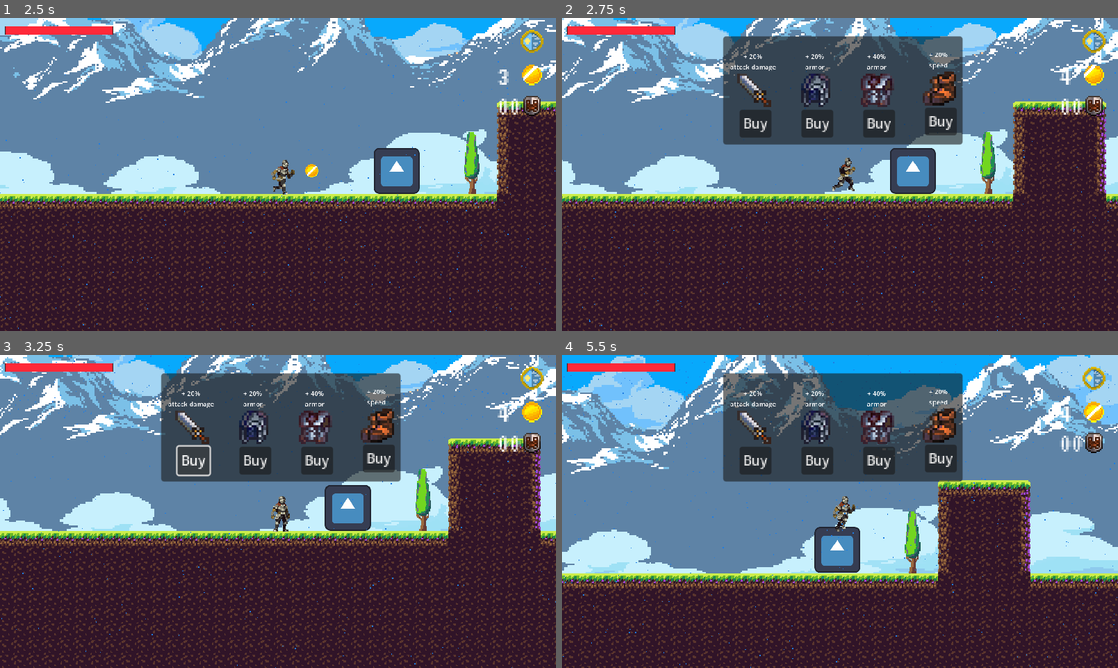
Above: before the commit, frames 1-4 (two rows, left to right).
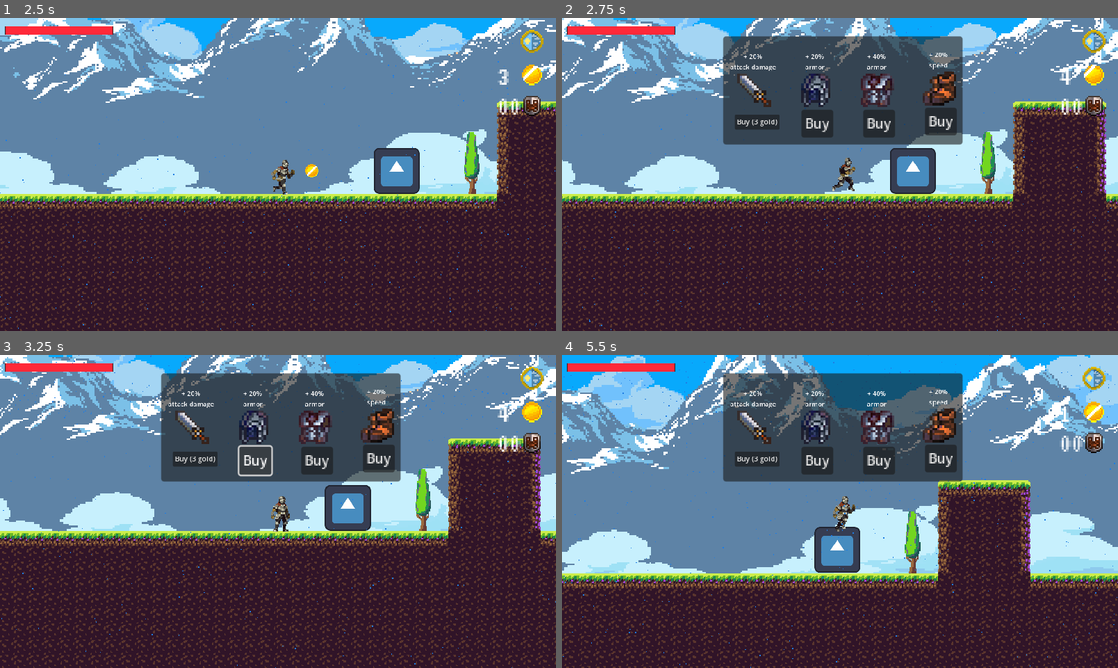
Above: after the commit, the same moments.

Repository: timowenz/stormbringer-trials
Game: Godot game, scene res://scenes/TestScene.tscn
Two runs of this game, one before a commit and one after it. Both use one fixed random seed, a clock stepped at 60 frames per second and the inputs below. This scene is started directly instead of the project's main scene. The engine's default icon, where the game draws it, is replaced by a stand-in: a white triangle on a blue panel in a dark square.
Inputs (mouse positions are in pixels of both pictures, inside the frame that each line leads up to):
- Up to frame 1 (2.5 s): click (533, 39) at 0.5 s; tap Enter (ui_accept) at 1.25, 1.52, 2.27 s; hold Right (ui_right) from 1.28 s (still down); tap Q (attack) at 1.35 s; tap W (attack2) at 2.1 s
- Up to frame 2 (2.75 s): keep holding Right (ui_right)
- Up to frame 3 (3.25 s): release Right (ui_right) at 2.75 s; click "Buy" at 2.75 s
- Up to frame 4 (5.5 s): click (756, 458) at 3.5 s, where only the run after the commit has a clickable "Buy (3 gold)"; hold Left (ui_left) 4.28-5.03 s; tap Down (crouch) at 4.35 s; hold Right (ui_right) from 5.03 s (still down); tap D (dash) at 5.1 s; tap Enter (ui_accept) at 5.27 s

Frame 1 is identical in both runs. In frame 2, 0.4% of the frame differs, in the area x 31-40%, y 29-39%; in frame 3, 0.5%, in the area x 31-50%, y 28-39%; in frame 4, 0.5%.

Commit message:
shop progress

Diff:
--- a/scenes/TestScene.tscn
+++ b/scenes/TestScene.tscn
@@ -724,12 +724,12 @@
 horizontal_alignment = 1
 
 [node name="Button" type="Button" parent="Player/Shop/Sprite2D4"]
-offset_left = -6.40001
-offset_top = 8.0
-offset_right = 31.6
-offset_bottom = 39.0
-scale = Vector2(0.347444, 0.359923)
-text = "Buy"
+offset_left = -8.00001
+offset_top = 9.6
+offset_right = 91.0
+offset_bottom = 40.6
+scale = Vector2(0.187444, 0.194176)
+text = "Buy (3 gold)"
 
 [node name="Sprite2D" type="Sprite2D" parent="Player/Shop"]
 position = Vector2(96, 56)
@@ -841,6 +841,7 @@
 [connection signal="body_entered" from="Area2D" to="Player" method="_on_trader_body_entered"]
 [connection signal="body_exited" from="Area2D" to="Player" method="_on_trader_body_exited"]
 [connection signal="pressed" from="Player/WeatherButton" to="WeatherMechanics" method="_on_weather_button_pressed"]
+[connection signal="pressed" from="Player/Shop/Sprite2D4/Button" to="Player" method="_on_shop1_pressed" binds= [3]]
 [connection signal="body_entered" from="Coin" to="Player" method="_on_coin_body_entered"]
 [connection signal="body_entered" from="Coin2" to="Player" method="_on_coin_body_entered"]
 [connection signal="body_entered" from="Coin3" to="Player" method="_on_coin_body_entered"]
--- a/scripts/Player.gd
+++ b/scripts/Player.gd
@@ -296,3 +296,11 @@
 	if(body.name == "Player"):
 		%Shop.visible = false
 	pass # Replace with function body.
+
+
+
+func _on_shop1_pressed(extra_arg_0):
+	if(coins >= extra_arg_0):
+		coins = coins-extra_arg_0
+		damage = damage * 1.2
+	pass # Replace with function body.
